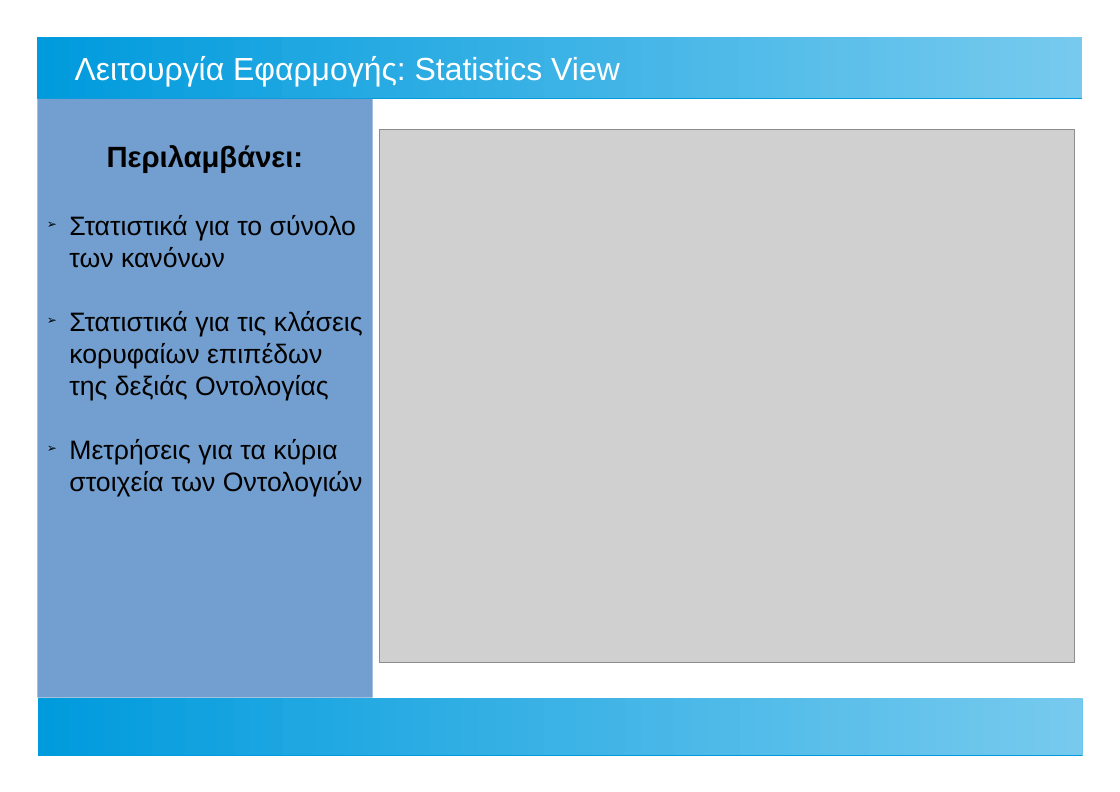
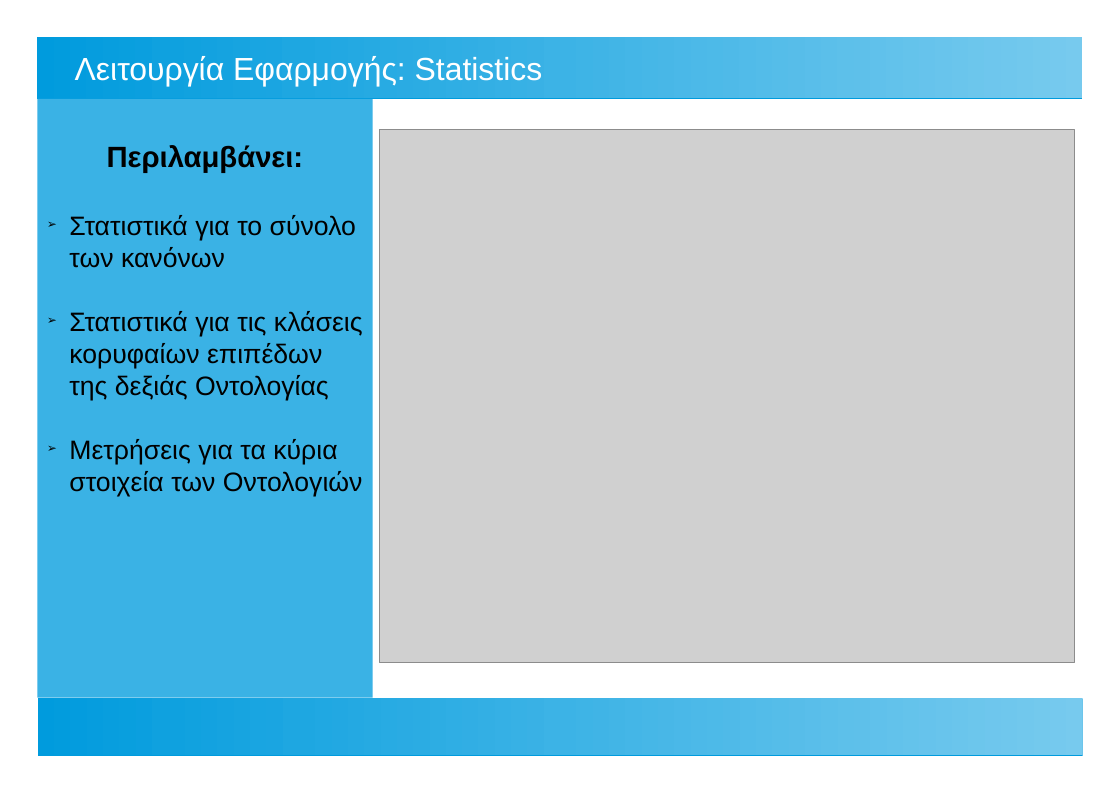
Before and after one commit to ThanosApostolou/omv, a slide deck: slide 10 of docs/thesis presentation.odp (slide 9 before the commit). Drawn at 1120x792 pixels with LibreOffice and Linux fonts; fonts in the diff are those of the drawing; grey boxes stand for pictures. Boxes give left, top, right and bottom in pixels: in the first picture for what was removed or moved away, otherwise in the second. Text is boxed around its words. In the diff, an @@ line names an element or a change of style, - is before the commit and + after.

```diff
--- a/docs/thesis presentation.odp
+++ b/docs/thesis presentation.odp
@@ title at (x1=75, y1=56, x2=543, y2=87): text changed @@
-Λειτουργία Εφαρμογής: Statistics View
+Λειτουργία Εφαρμογής: Statistics
@@ rectangle "Περιλαμβάνει:" at (x1=37, y1=99, x2=373, y2=697): fill #729FCF to #3AB2E5 @@
```
Also in this commit, not shown: 2 other slides changed, 6 slides added, 1 slide removed, 1 other file.
